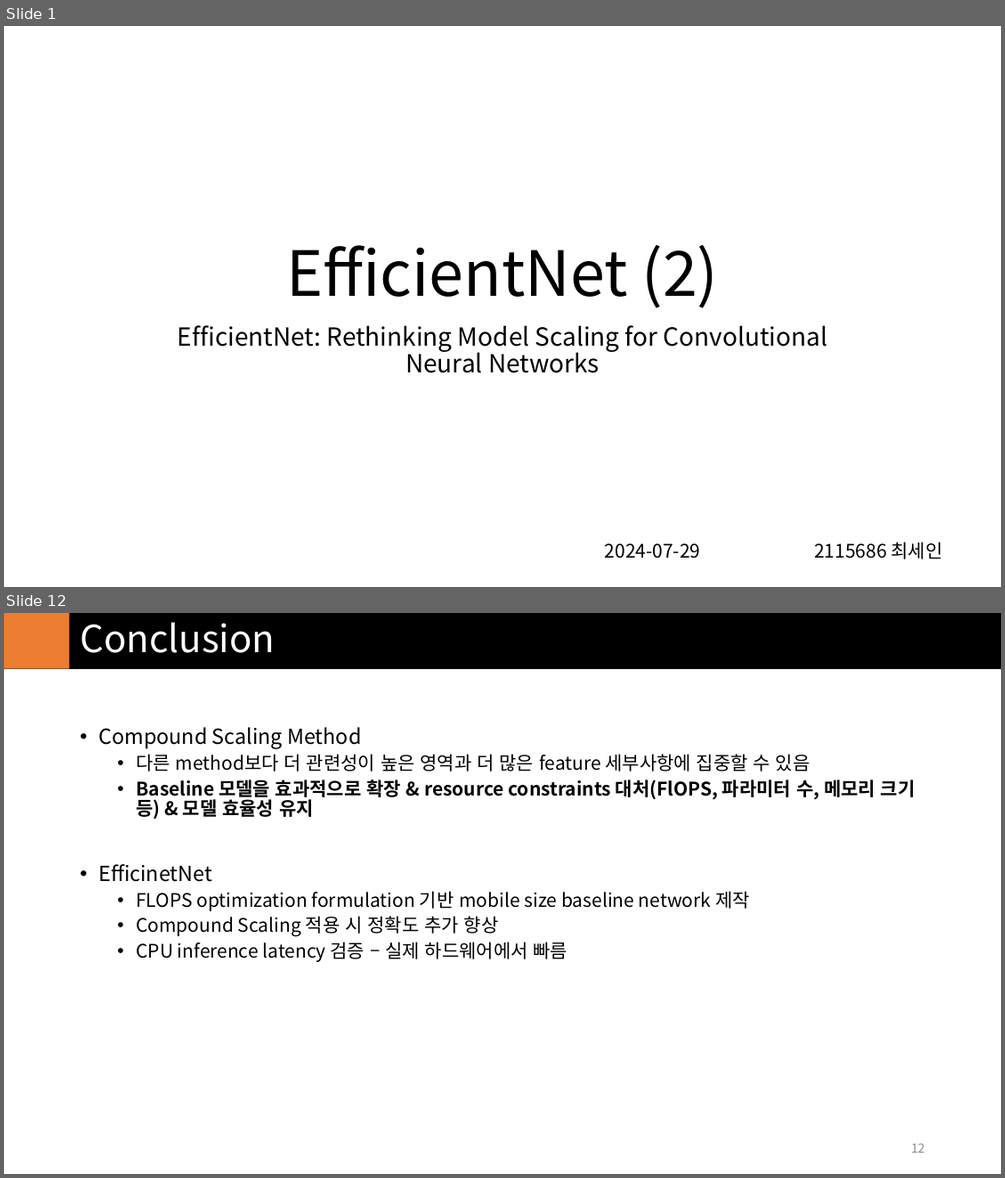
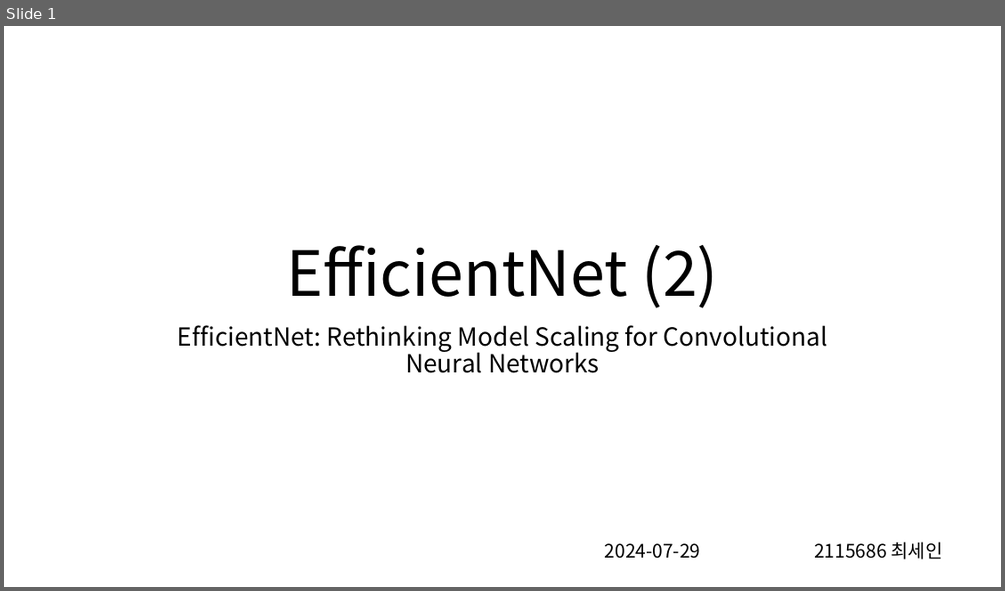
Before and after one commit to in3der/ivpl_Study_Model, a slide deck: EfficientNet/report/NASNet&EfficientNet_2.pptx. Shown one above the other, each under a label of ours: slides 1 and 12 before the commit, slide 1 after it; the slides between them are not shown. The pictures are 1005x1178 and 1005x591 pixels, drawn with LibreOffice and Linux fonts; fonts in the diff are those of the drawing. Boxes give left, top, right and bottom in pixels: in the first picture for what was removed or moved away, otherwise in the second. Text is boxed around its words. In the diff, an @@ line names an element or a change of style, - is before the commit and + after.

```diff
--- a/EfficientNet/report/NASNet&EfficientNet_2.pptx
+++ b/EfficientNet/report/NASNet&EfficientNet_2.pptx
@@ slide 12 removed at [4,613,1001,1174], background #FFFFFF @@
@@ rectangle removed at [4,613,1001,668] @@
@@ rectangle removed at [4,613,70,668] @@
@@ title removed at [80,622,275,653] @@
-Conclusion
@@ text removed at [98,727,915,962] @@
-• Compound Scaling Method
-  • 다른 method보다 더 관련성이 높은 영역과 더 많은 feature 세부사항에 집중할 수 있음
-  • Baseline 모델을 효과적으로 확장 & resource constraints 대처(FlOPS, 파라미터 수, 메모리 크기 등) & 모델 효율성 유지
-• EfficinetNet
-  • FLOPS optimization formulation 기반 mobile size baseline network 제작
-  • Compound Scaling 적용 시 정확도 추가 향상
-  • CPU inference latency 검증 – 실제 하드웨어에서 빠름
@@ page number removed at [911,1143,925,1152] @@
-12
```
Also in this commit, not shown: 3 slides changed, 6 slides added, 7 other slides removed, 1 other file.
